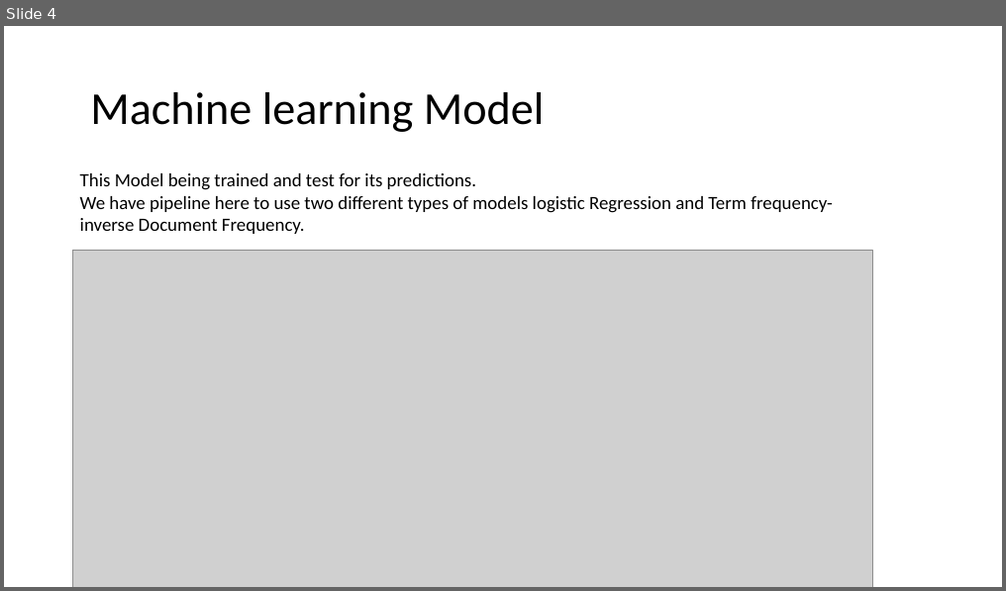
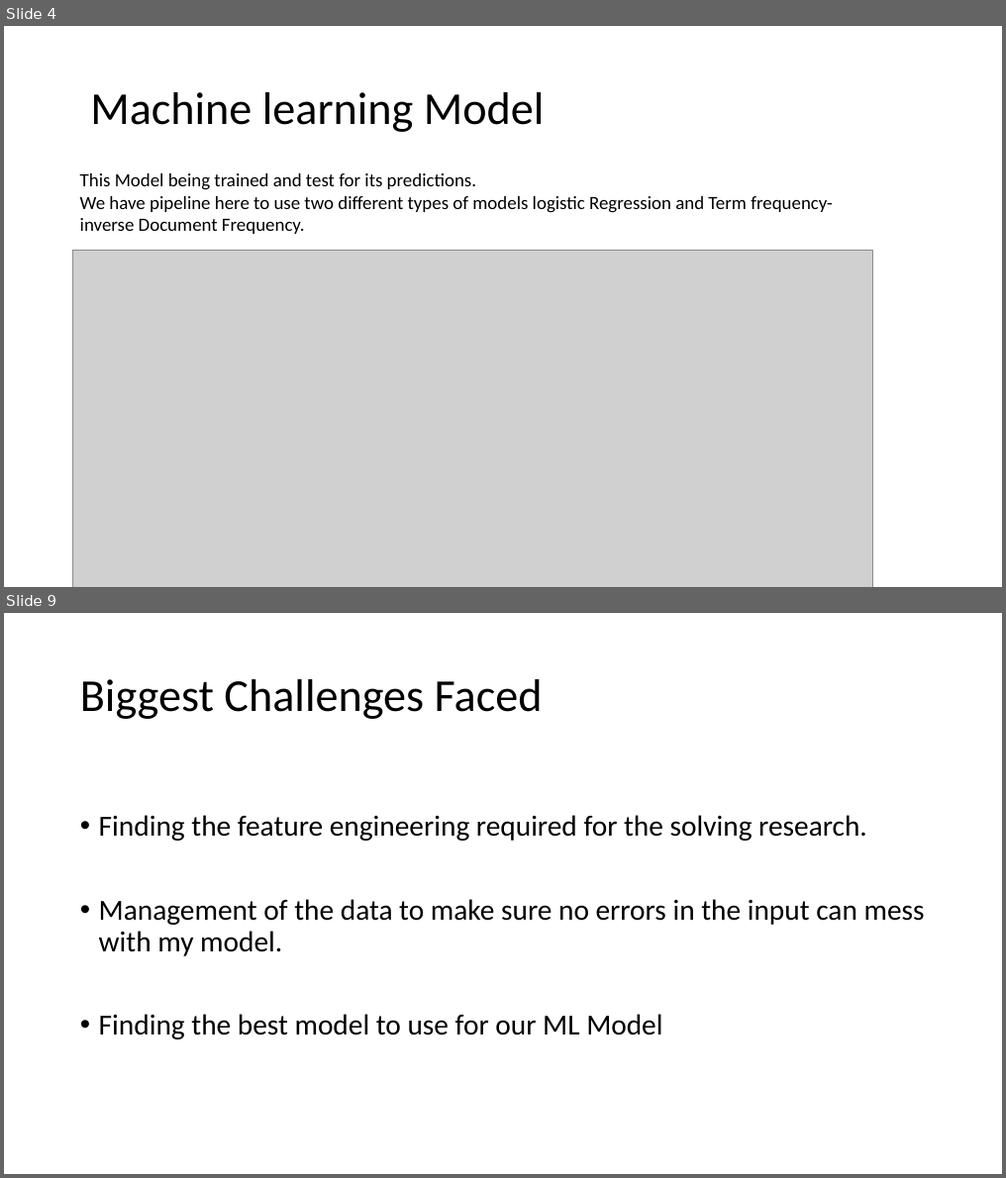
Before and after one commit to Cookieking2490/Data-science-project, a slide deck: reports/Presentation and poster/Data science presentation.pptx. Shown one above the other, each under a label of ours: slide 4 before the commit, slides 4 and 9 after it; the slides between them are not shown. The pictures are 1006x591 and 1006x1178 pixels, drawn with LibreOffice and Linux fonts; fonts in the diff are those of the drawing; grey boxes stand for pictures. Boxes give left, top, right and bottom in pixels: in the first picture for what was removed or moved away, otherwise in the second. Text is boxed around its words. In the diff, an @@ line names an element or a change of style, - is before the commit and + after.

Commit message:
presentation

```diff
--- a/reports/Presentation and poster/Data science presentation.pptx
+++ b/reports/Presentation and poster/Data science presentation.pptx
@@ slide 9 added at (x1=4, y1=613, x2=1002, y2=1174), background #FFFFFF @@
@@ title added at (x1=80, y1=679, x2=543, y2=719), 44 pt, text #000000 @@
+Biggest Challenges Faced
@@ text added at (x1=99, y1=815, x2=925, y2=1040), 28 pt, text #000000 @@
+• Finding the feature engineering required for the solving research.
+• Management of the data to make sure no errors in the input can mess with my model.
+• Finding the best model to use for our ML Model
```
Also in this commit, not shown: 1 slide changed, 4 other slides added, 1 other file.
